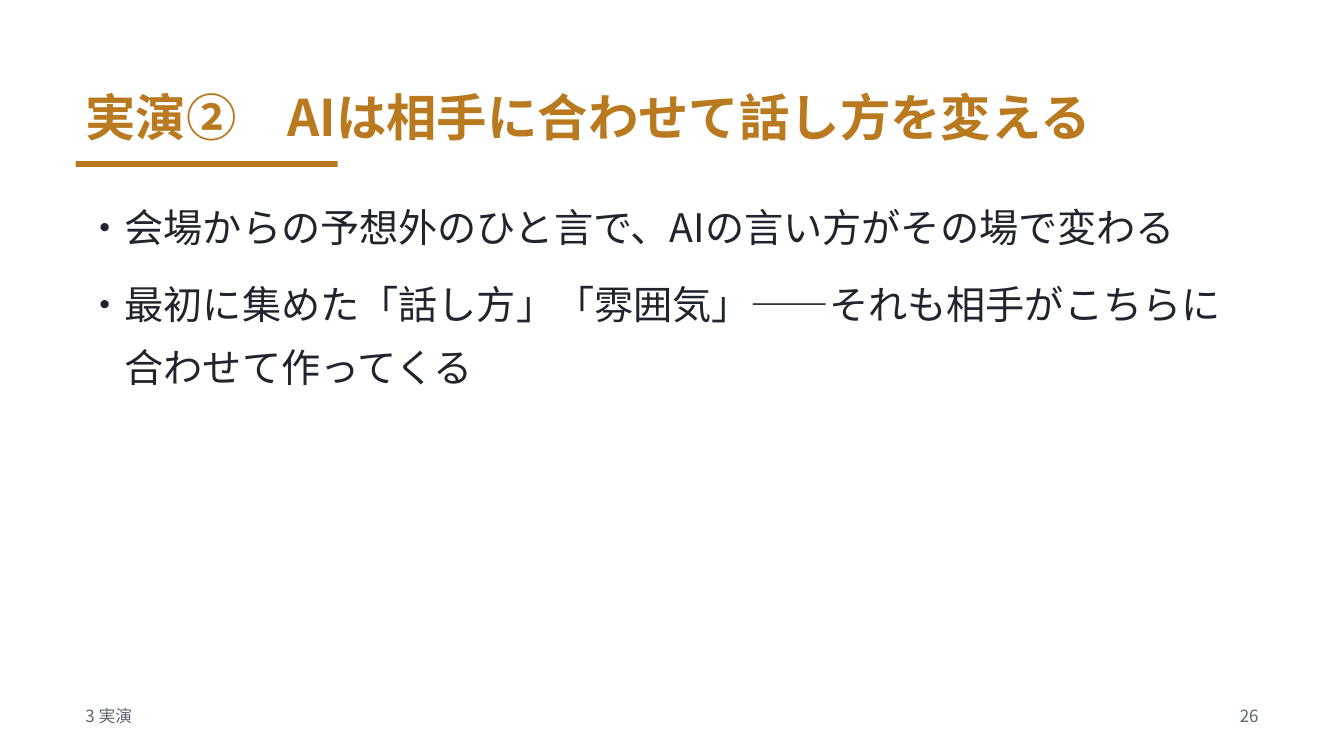
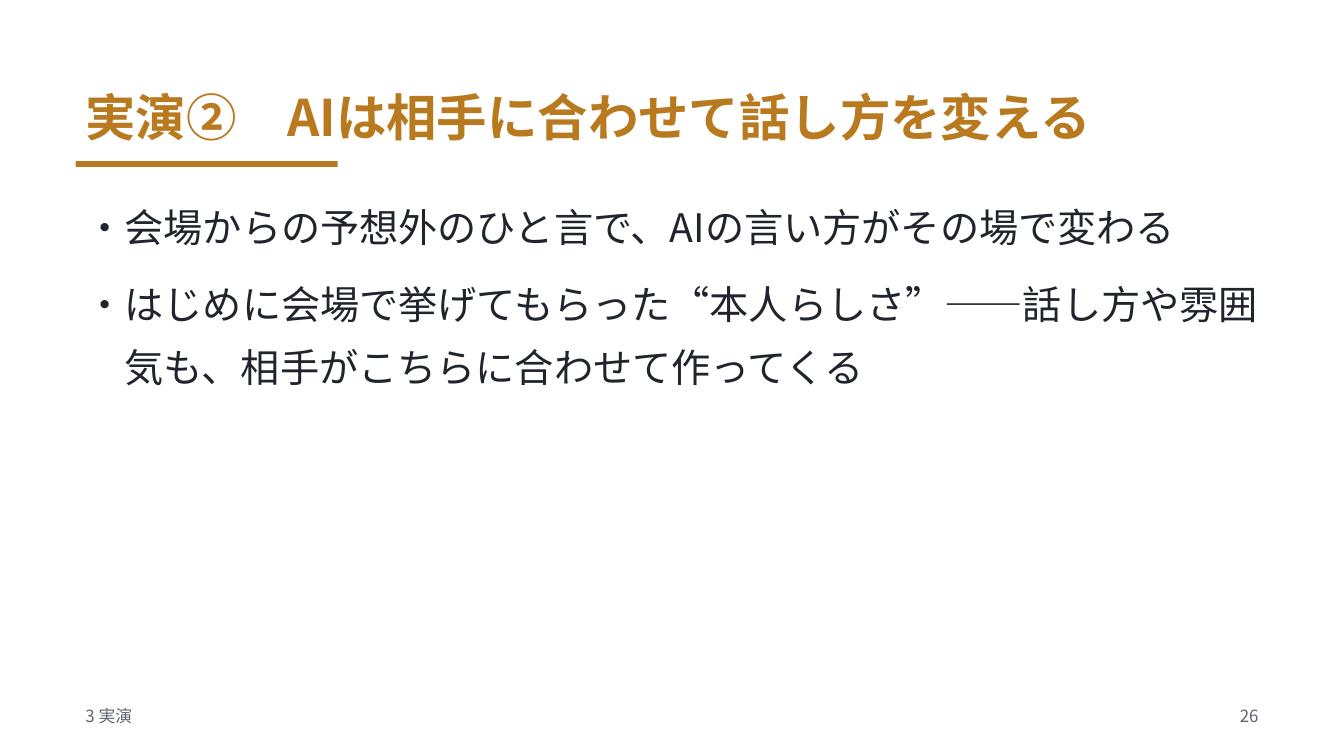
Before and after one commit to meitekku/deepfake-talk-v2, a slide deck: slide 26 of slides/deepfake-talk.pptx. Drawn at 1344x756 pixels with LibreOffice and Linux fonts; fonts in the diff are those of the drawing. Boxes give left, top, right and bottom in pixels: in the first picture for what was removed or moved away, otherwise in the second. Text is boxed around its words. In the diff, an @@ line names an element or a change of style, - is before the commit and + after.

```diff
--- a/slides/deepfake-talk.pptx
+++ b/slides/deepfake-talk.pptx
@@ text at box(85, 286, 1257, 386): text changed @@
-・最初に集めた「話し方」「雰囲気」——それも相手がこちらに合わせて作ってくる
+・はじめに会場で挙げてもらった“本人らしさ”——話し方や雰囲気も、相手がこちらに合わせて作ってくる
```
Also in this commit, not shown: 11 other slides changed, 4 other files.
